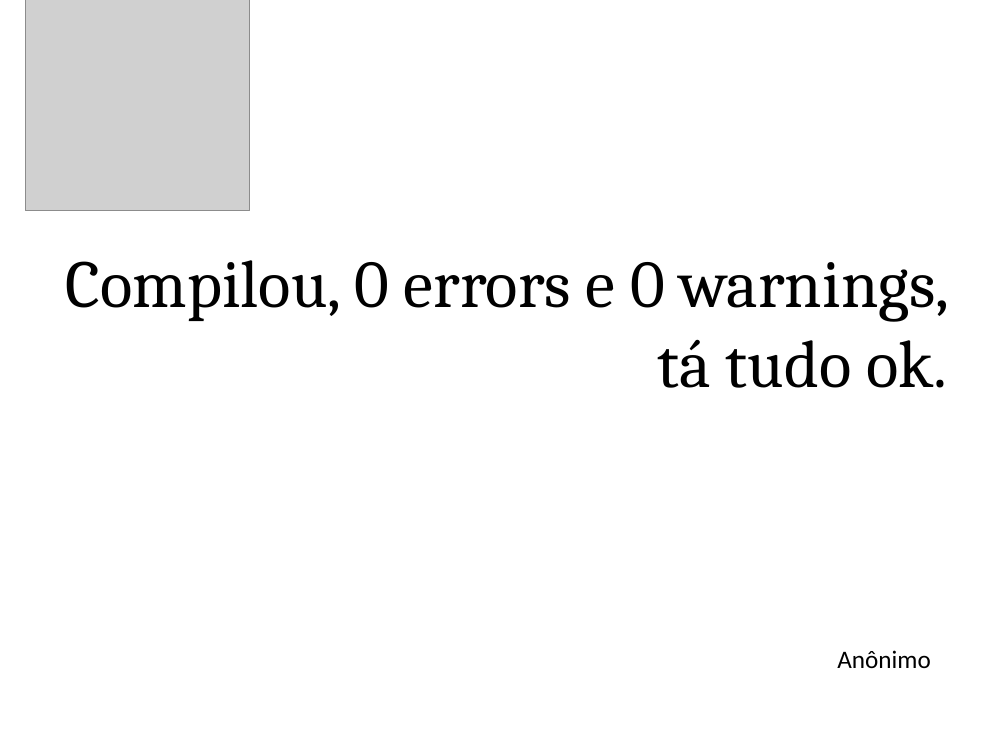
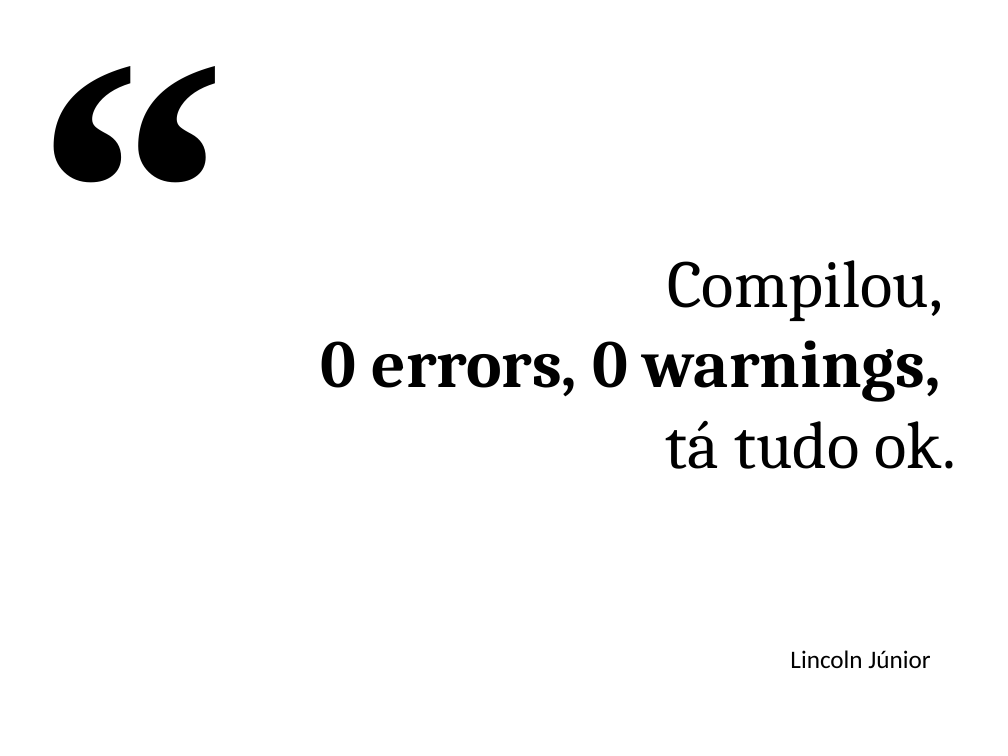
Before and after one commit to juanplopes/ci-alem-do-build, a slide deck: slide 19 of Presentation.pptx (slide 23 before the commit). Drawn at 1008x756 pixels with LibreOffice and Linux fonts; fonts in the diff are those of the drawing; grey boxes stand for pictures. Boxes give left, top, right and bottom in pixels: in the first picture for what was removed or moved away, otherwise in the second. Text is boxed around its words. In the diff, an @@ line names an element or a change of style, - is before the commit and + after.

```diff
--- a/Presentation.pptx
+++ b/Presentation.pptx
@@ picture removed at (x1=25, y1=0, x2=250, y2=211) @@
@@ text added at (x1=25, y1=0, x2=320, y2=409), 275 pt, text #000000, bold @@
+“
@@ text at (x1=321, y1=260, x2=956, y2=469): text changed @@
-Compilou, 0 errors e 0 warnings, tá tudo ok.
+Compilou,
+0 errors, 0 warnings,
+tá tudo ok.
@@ text at (x1=790, y1=650, x2=930, y2=668): text changed @@
-Anônimo
+Lincoln Júnior
```
Also in this commit, not shown: 5 other slides changed, 19 slides added, 14 slides removed, 3 other files.
